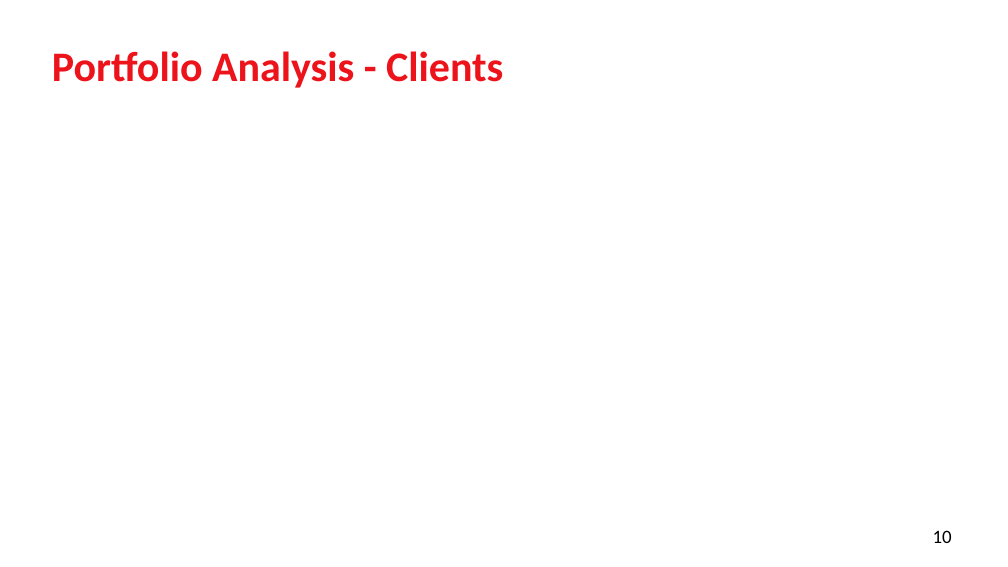
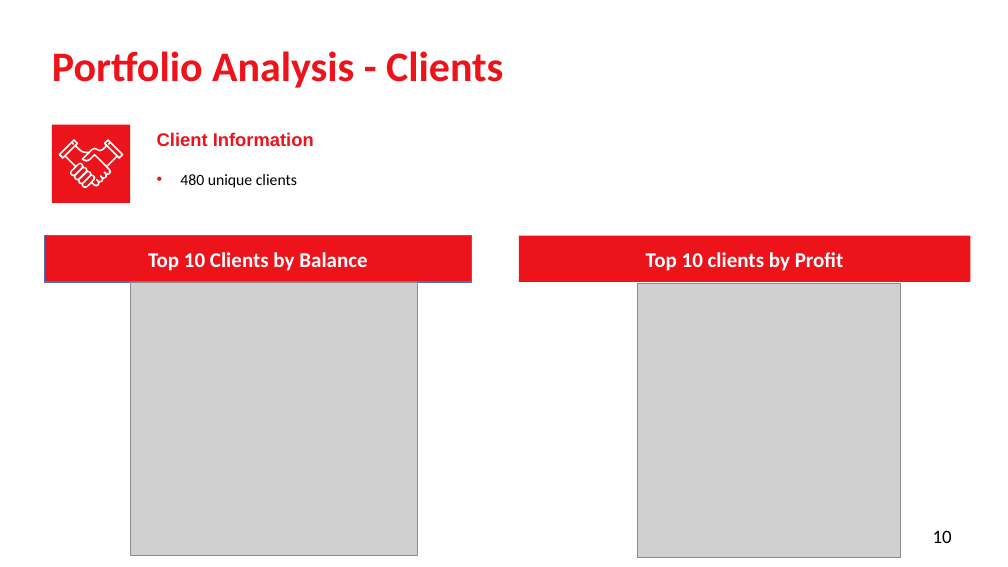
Before and after one commit to edimaudo/interview-questions, a slide deck: slide 10 of Scotiabank/Scotiabank_analysis.pptx. Drawn at 1008x567 pixels with LibreOffice and Linux fonts; fonts in the diff are those of the drawing; grey boxes stand for pictures. Boxes give left, top, right and bottom in pixels: in the first picture for what was removed or moved away, otherwise in the second. Text is boxed around its words. In the diff, an @@ line names an element or a change of style, - is before the commit and + after.

```diff
--- a/Scotiabank/Scotiabank_analysis.pptx
+++ b/Scotiabank/Scotiabank_analysis.pptx
@@ rectangle added at (52,125,131,203), fill #EC131B @@
@@ freeform shape added at (59,139,124,188), fill #FFFFFF @@
@@ text added at (157,132,314,146), 17.5 pt, text #EC131B, bold @@
+Client Information
@@ text added at (180,174,297,188), 15 pt, text #000000 @@
+• 480 unique clients
@@ rectangle added at (45,236,472,282), fill #EC131B, outline #4472C4 1 pt, 20 pt, text #FFFFFF, bold @@
+Top 10 Clients by Balance
@@ rectangle added at (520,236,971,282), fill #EC131B, 20 pt, text #FFFFFF, bold @@
+Top 10 clients by Profit
@@ picture added at (130,282,417,556) @@
@@ picture added at (637,284,901,557) @@
```
Also in this commit, not shown: 3 other slides changed, 1 slide removed.
